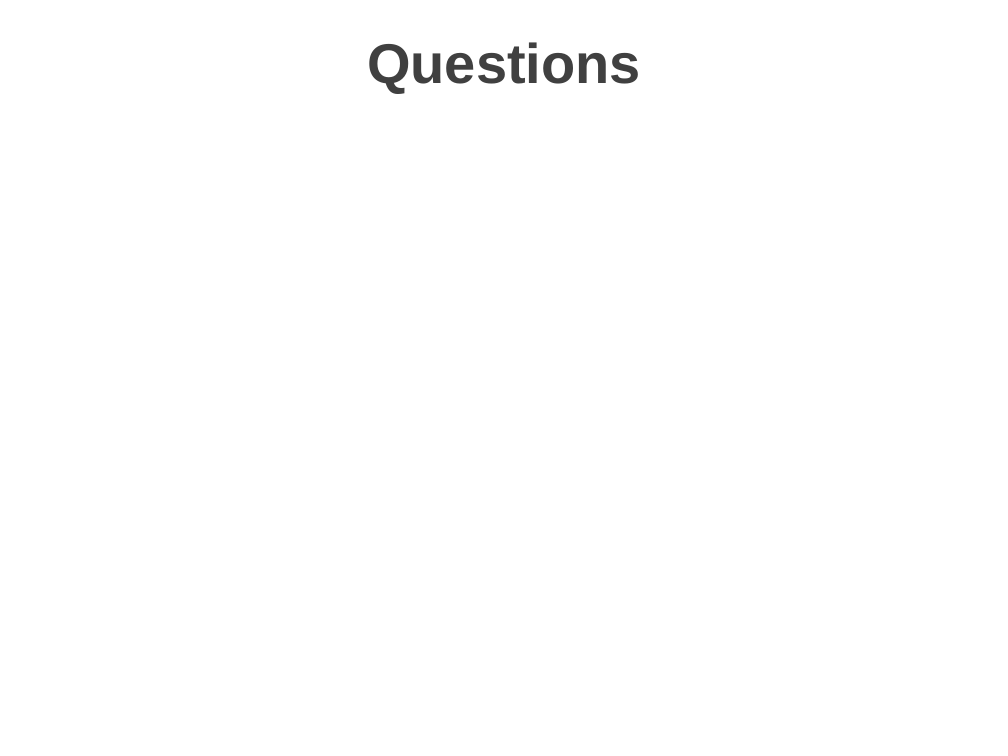
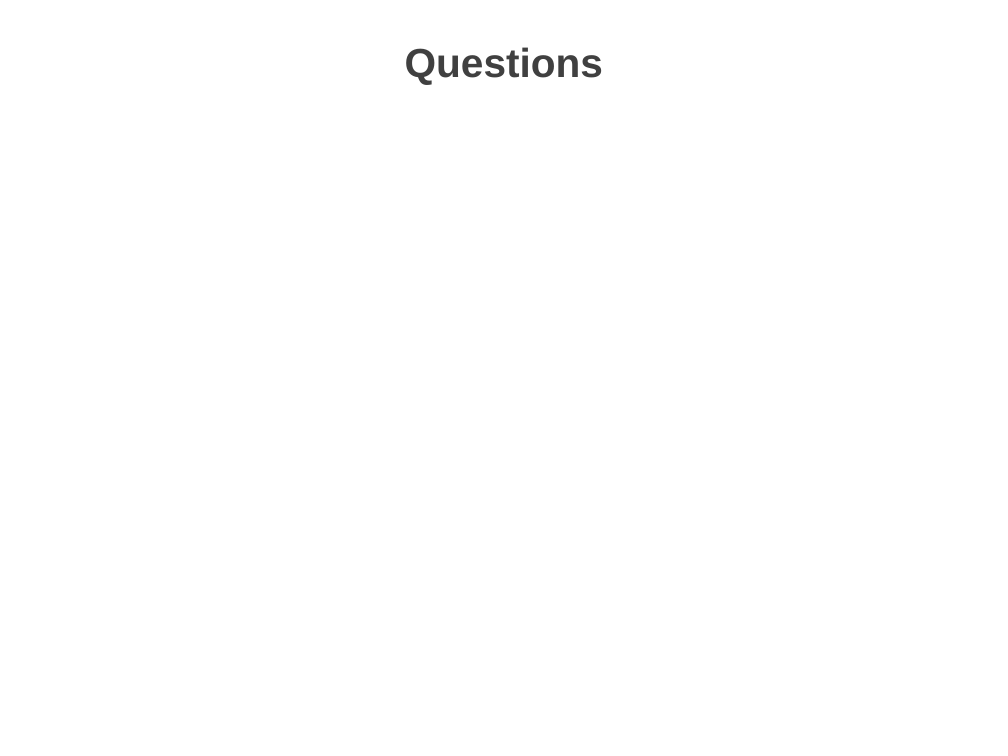
Before and after one commit to TZstatsADS/Spr2017-proj4-team13, a slide deck: slide 10 of doc/presentation.pptx (slide 9 before the commit). Drawn at 1008x756 pixels with LibreOffice and Linux fonts; fonts in the diff are those of the drawing; background and template pictures are left out. Boxes give left, top, right and bottom in pixels: in the first picture for what was removed or moved away, otherwise in the second. Text is boxed around its words. In the diff, an @@ line names an element or a change of style, - is before the commit and + after.

```diff
--- a/doc/presentation.pptx
+++ b/doc/presentation.pptx
@@ title "Questions" at [405,47,603,84]: size 40 to 29 pt @@
```
Also in this commit, not shown: 4 other slides changed, 1 slide added.
